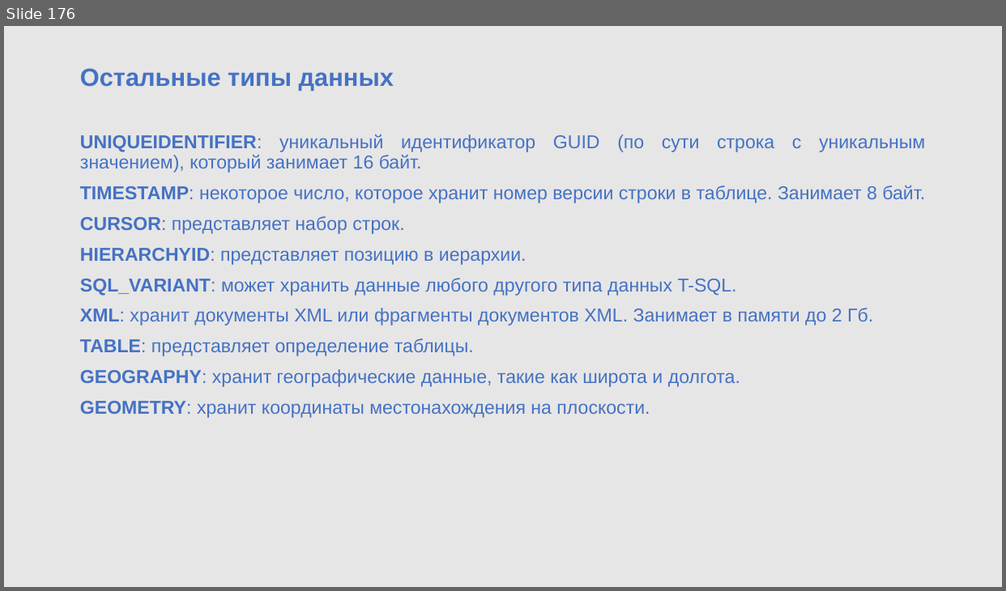
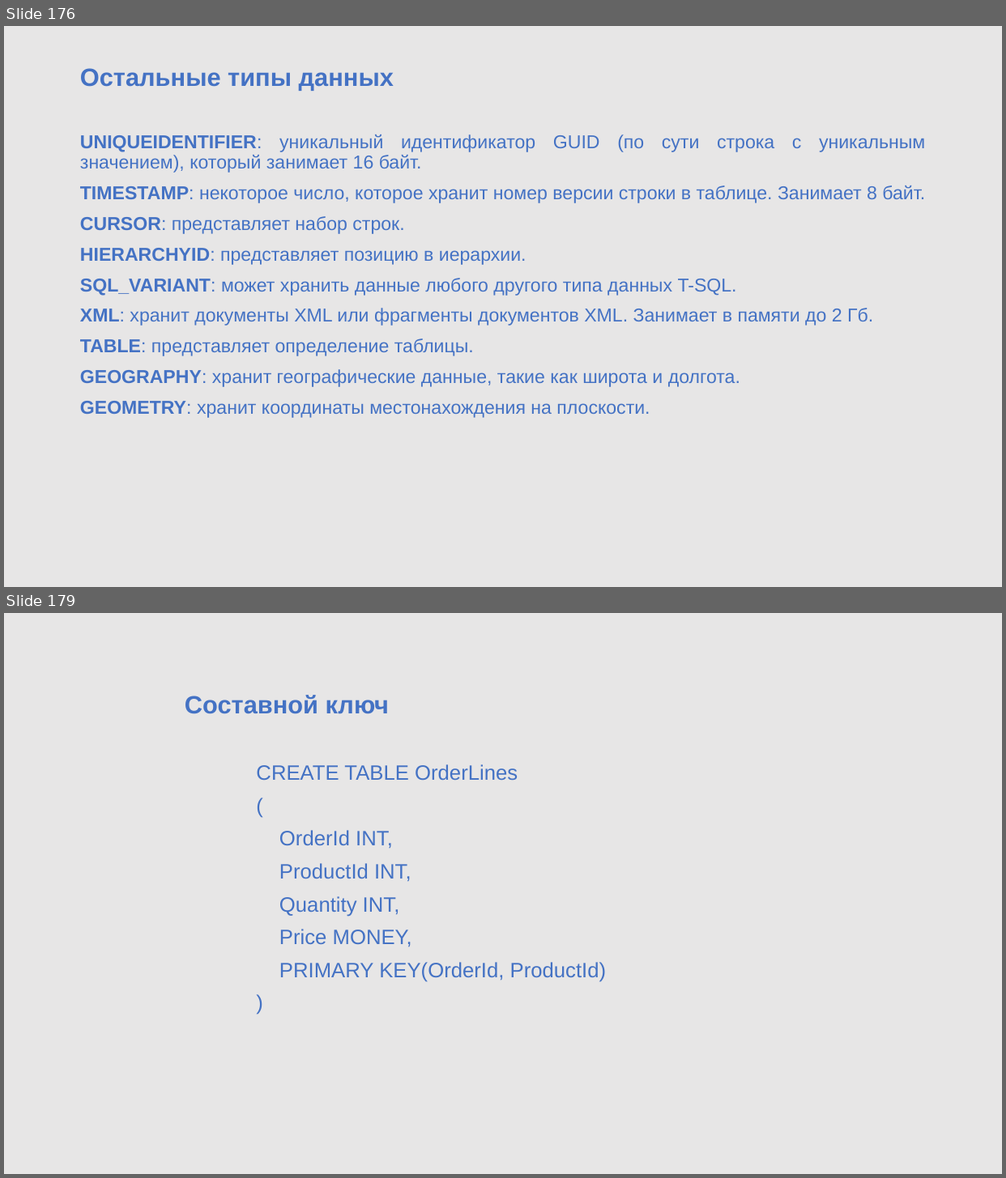
Before and after one commit to sigaleugene/TOP_OPEN, a slide deck: DB1.pptx. Shown one above the other, each under a label of ours: slide 176 before the commit, slides 176 and 179 after it; the slides between them are not shown. The pictures are 1006x591 and 1006x1178 pixels, drawn with LibreOffice and Linux fonts; fonts in the diff are those of the drawing; background and template pictures are left out. Boxes give left, top, right and bottom in pixels: in the first picture for what was removed or moved away, otherwise in the second. Text is boxed around its words. In the diff, an @@ line names an element or a change of style, - is before the commit and + after.

```diff
--- a/DB1.pptx
+++ b/DB1.pptx
@@ slide 179 added at [4,613,1002,1174], background #E7E6E6 @@
@@ text added at [185,695,606,982], 20 pt, text #4472C4 @@
+Составной ключ
+CREATE TABLE OrderLines
+(
+OrderId INT,
+ProductId INT,
+Quantity INT,
+Price MONEY,
+PRIMARY KEY(OrderId, ProductId)
+)
```
Also in this commit, not shown: 120 other slides added, 3 other files.
